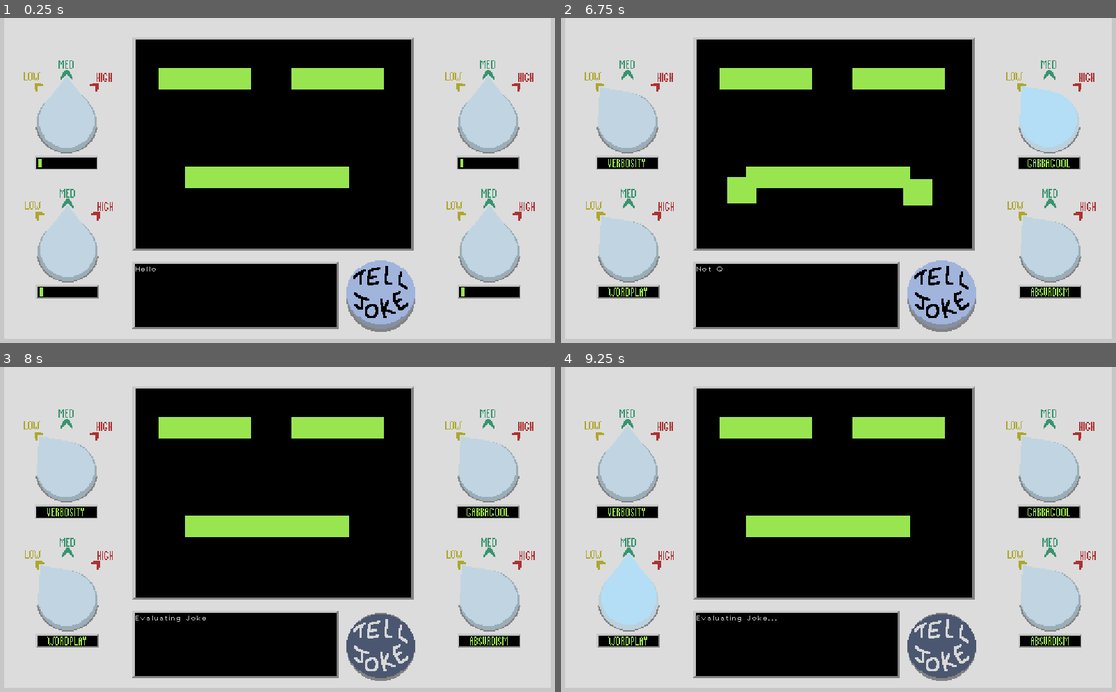
Above: before the commit, frames 1-4 (two rows, left to right).
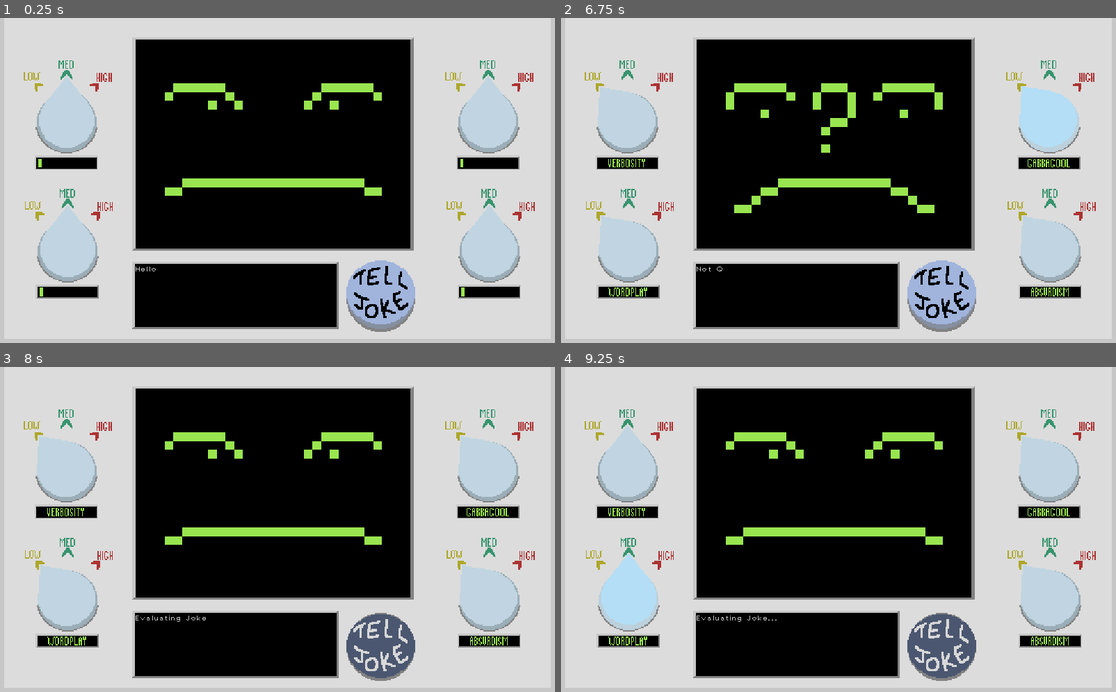
Above: after the commit, the same moments.

Repository: JacobDWoodman/GGJ2024-Make-Me-Laugh
Game: Godot game, scene res://Scene.tscn
Two runs of this game, one before a commit and one after it. Both use one fixed random seed, a clock stepped at 60 frames per second and the inputs below.
Inputs (mouse positions are in pixels of both pictures, inside the frame that each line leads up to):
- Up to frame 1 (0.25 s): no input
- Up to frame 2 (6.75 s): click (627, 115) at 0.5 s; click (627, 242) at 1.25 s; click (1049, 242) at 2 s; click (1049, 115) at 2.75 s; click (943, 297) at 3.5 s; click (627, 115) at 4.25 s; click (627, 242) at 5 s; click (1049, 242) at 5.75 s; click (1049, 115) at 6.5 s
- Up to frame 3 (8 s): click (382, 646) at 7.25 s
- Up to frame 4 (9.25 s): click (627, 464) at 8 s; click (627, 591) at 8.75 s

The runs differ from the first frame. In frame 1, 3.8% of the frame differs, in the area x 28-75%, y 6-71%; in frame 2, 5.3%; in frame 3, 3.8%; in frame 4, 3.8%.

Commit message:
update faces and update some variables for jokes

Diff:
--- a/Face.gd
+++ b/Face.gd
@@ -4,8 +4,7 @@
 # Declare member variables here. Examples:
 # var a = 2
 # var b = "text"
-
-onready var expressions = [load("res://animations/face/face1.png"), load("res://animations/face/face2.png"), load("res://animations/face/face3.png"),]
+export(Array, Image) var expressions
 
 # Called when the node enters the scene tree for the first time.
 func _ready():
--- a/JokeLibrary.gd
+++ b/JokeLibrary.gd
@@ -14,19 +14,19 @@
 	JokeArr.append({ "text": "Zoo Wee Mama!", "Success": "Oh, I resonate with this one! It's so silly and so simple!", "VERBOSITY": Enums.intensity.LOW, "ABSURDISM": Enums.intensity.HIGH, "WORDPLAY": Enums.intensity.LOW })
 	JokeArr.append({ "text": "Why did the chicken cross the road? To get to the other side!", "Success": "Ah, a classic. I love this joke. Nice and Simple.", "VERBOSITY": Enums.intensity.LOW, "ABSURDISM": Enums.intensity.LOW, "WORDPLAY": Enums.intensity.LOW })
 	JokeArr.append({ "text": "What do you call a fly without wings? a Walk!", "Success": "Haha, this is a good joke! The t …(190 unchanged characters)…
-	JokeArr.append({ "text": "I watched my father die when I 6. …(325 unchanged characters)… sity.HIGH, "ABSURDISM": Enums.intensity.HIGH, "WORDPLAY": Enums.intensity.LOW })
+	JokeArr.append({ "text": "I watched my father die when I 6. …(325 unchanged characters)… sity.HIGH, "ABSURDISM": Enums.intensity.LOW, "WORDPLAY": Enums.intensity.LOW })
 	JokeArr.append({ "text": "A Horse walks into a bar. The bartender calls him over with a smile on his face. 'Why the lo …(269 unchanged characters)…
 	JokeArr.append({ "text": "What's the deal with vegetables? Crunch crunch crunch! Like how long am I eating these for?" …(183 unchanged characters)…
 	JokeArr.append({ "text": "Got in a fight with a kid at school today... Last time I teach at daycare.", "Success": "Oh! …(228 unchanged characters)…
-	JokeArr.append({ "text": "How woodlice look at you when you turn over a rock: 0_0 0_0 0_0", "Success": "A left-field use of font text make this a surprising joke! Well done!", "VERBOSITY": Enums.intensity.LOW, "ABSURDISM": Enums.intensity.HIGH, "WORDPLAY": Enums.intensity.LOW })
+	JokeArr.append({ "text": "How woodlice look at you when you turn over a rock: 0_0 0_0 0_0", "Success": "A left-field use of font text make this a surprising joke! Well done!", "VERBOSITY": Enums.intensity.MEDIUM, "ABSURDISM": Enums.intensity.HIGH, "WORDPLAY": Enums.intensity.LOW })
 	JokeArr.append({ "text": "I Can Haz Cheezburger? :3","Success": "I'm not sure the origin behind this, but it is awfully absurd! Nice work.", "VERBOSITY": Enums.intensity.LOW, "ABSURDISM": Enums.intensity.HIGH, "WORDPLAY": Enums.intensity.LOW })
 	JokeArr.append({ "text": "Time flies like an arrow. Fruit flies like a Banana.","Success": "Ah, a quick setup followed by a punny misdirect! Impressive.", "VERBOSITY": Enums.intensity.LOW, "ABSURDISM": Enums.intensity.MEDIUM, "WORDPLAY": Enums.intensity.HIGH })
 	JokeArr.append({ "text": "What car does your favourite Star Wars merchandise drive? a Toy Yoda!","Success": "I'm not f …(186 unchanged characters)…
-	JokeArr.append({ "text": "How do Minecraft players avoid ge …(202 unchanged characters)… ensity.LOW, "WORDPLAY": Enums.intensity.HIGH })
-	JokeArr.append({ "text": "What's a skeleton's favourite instrument? The xylo-bone!", "Success": "While I do not possess a skeleton, I can appreciate the play on words here. Very  …(117 unchanged characters)…
+	JokeArr.append({ "text": "How do Minecraft players avoid ge …(202 unchanged characters)… ensity.LOW, "WORDPLAY": Enums.intensity.MEDIUM })
+	JokeArr.append({ "text": "What's a skeleton's favourite instrument? The xylo-bone!", "Success": "While I do not possess a skeleton, I can still appreciate the play on words here. Very  …(117 unchanged characters)…
 	JokeArr.append({ "text": "When a Minecraft player sees Herobrine, they might say 'oh man! I'm gonna poop blocks!' Howe …(401 unchanged characters)…
 	JokeArr.append({ "text": "What did the spaghetti-loving funeral director say? I'm so sorry your son 'pasta' way!","Suc …(200 unchanged characters)…
-	JokeArr.append({ "text": "Did you hear about the drag queen …(158 unchanged characters)… ty.MEDIUM, "ABSURDISM": Enums.intensity.LOW, "WORDPLAY": Enums.intensity.HIGH })
+	JokeArr.append({ "text": "Did you hear about the drag queen …(158 unchanged characters)… ty.MEDIUM, "ABSURDISM": Enums.intensity.MEDIUM, "WORDPLAY": Enums.intensity.HIGH })
 	JokeArr.append({ "text": "What does a baby computer call its father? Data!","Success": "Haha. Personally I cannot rela …(232 unchanged characters)…
 
 func _setup_new_joke():
--- a/Scene.tscn
+++ b/Scene.tscn
@@ -33,7 +33,7 @@
 [ext_resource path="res://textures/LoadingBar/Loading4.png" type="Texture" id=31]
 [ext_resource path="res://textures/LoadingBar/Loading6.png" type="Texture" id=32]
 [ext_resource path="res://JokeLibrary.gd" type="Script" id=33]
-[ext_resource path="res://animations/face/face3.png" type="Texture" id=34]
+[ext_resource path="res://animations/face/newface1.png" type="Texture" id=34]
 [ext_resource path="res://Face.gd" type="Script" id=35]
 [ext_resource path="res://text/ace_attorney.tres" type="DynamicFont" id=36]
 [ext_resource path="res://DialogBox.gd" type="Script" id=37]
@@ -46,6 +46,8 @@
 [ext_resource path="res://Audio/Success.wav" type="AudioStream" id=44]
 [ext_resource path="res://Audio/DialAdjust.wav" type="AudioStream" id=45]
 [ext_resource path="res://Audio/ButtonPress.wav" type="AudioStream" id=46]
+[ext_resource path="res://animations/face/newface5.png" type="Texture" id=47]
+[ext_resource path="res://animations/face/newface2.png" type="Texture" id=48]
 
 [sub_resource type="AnimationNodeAnimation" id=1]
 animation = "Absurdism"
@@ -523,8 +525,10 @@
 
 [node name="Face" type="Sprite" parent="view"]
 position = Vector2( -3.3165, -33.5667 )
+scale = Vector2( 8, 8 )
 texture = ExtResource( 34 )
 script = ExtResource( 35 )
+expressions = [ ExtResource( 34 ), ExtResource( 47 ), ExtResource( 48 ) ]
 
 [node name="FailTimer" type="Timer" parent="."]
 wait_time = 3.0
Not shown: 1 places in Scene.tscn that only renumber resources
Binary file removed: animations/face/face1.png
Binary file removed: animations/face/face2.png
Binary file removed: animations/face/face3.png
Binary file added: animations/face/newface1.png
Not shown, added: animations/face/newface1.png.import
Binary file added: animations/face/newface2.png
Not shown, changed: animations/face/newface2.png.import
Binary file added: animations/face/newface3.png
Not shown, added: animations/face/newface3.png.import
Binary file added: animations/face/newface4.png
Not shown, added: animations/face/newface4.png.import
(and 4 more such lines)
